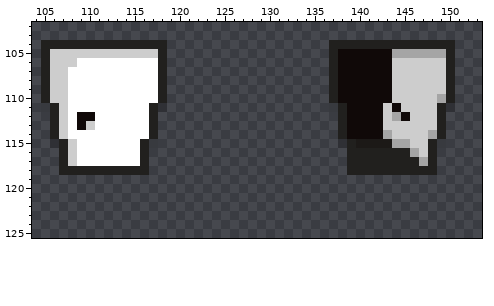
Pixel-art file: floor/rooms/inner_hallway/inner_hallway.aseprite. This is how it looked before the edit.
160x160 pixels, 1 frame. Colours within 5 levels of each other are drawn and written as one. Shown: x 104..153, y 102..125.
Now the later version:
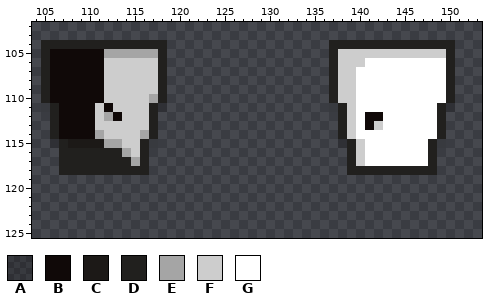
Palette (. is transparent): A #00000032  B #100908  C #1c1917  D #21201e  E #a5a5a5  F #cdcdcd  G #ffffff
The exact change:
Layer "inner_hallway":
y 105: x 106..117 FFFFFFFFFFFF -> BBBBBBEEEEEE; x 138..149 BBBBBBEEEEEE -> FFFFFFFFFFFF
y 106: x 106..117 FFFGGGGGGGGG -> BBBBBBFFFFFF; x 138..149 BBBBBBFFFFFF -> FFFGGGGGGGGG
y 107..109: x 106..117 FFGGGGGGGGGG -> BBBBBBFFFFFF; x 138..149 BBBBBBFFFFFF -> FFGGGGGGGGGG
y 110: x 106..117 FFGGGGGGGGGG -> BBBBBBFFFFFE; x 138..149 BBBBBBFFFFFE -> FFGGGGGGGGGG
y 111: x 107..116 FGGGGGGGGG -> BBBBFBFFFF; x 139..148 BBBBFBFFFF -> FGGGGGGGGG
y 112: x 107..108 FG -> BB; x 111..116 GGGGGG -> FEBFFF; x 139..140 BB -> FG; x 143..148 FEBFFF -> GGGGGG
y 113: x 107..108 FG -> BB; x 110..116 FGGGGGG -> BFFFFFF; x 139..140 BB -> FG; x 142..148 BFFFFFF -> FGGGGGG
y 114: x 107..116 FGGGGGGGGG -> BBBBEFFFFE; x 139..148 BBBBEFFFFE -> FGGGGGGGGG
y 115: x 108..115 FGGGGGGG -> CCCCEEFF; x 140..147 CCCCEEFF -> FGGGGGGG
y 116: x 108..115 FGGGGGGG -> DDDDDDEF; x 140..147 DDDDDDEF -> FGGGGGGG
y 117: x 108..115 FGGGGGGG -> DDDDDDDE; x 140..147 DDDDDDDE -> FGGGGGGG
Changed places in both pictures, as pixel boxes (x1, y1, x2, y2):
changed: (50, 49, 158, 166)
changed: (338, 49, 446, 166)
